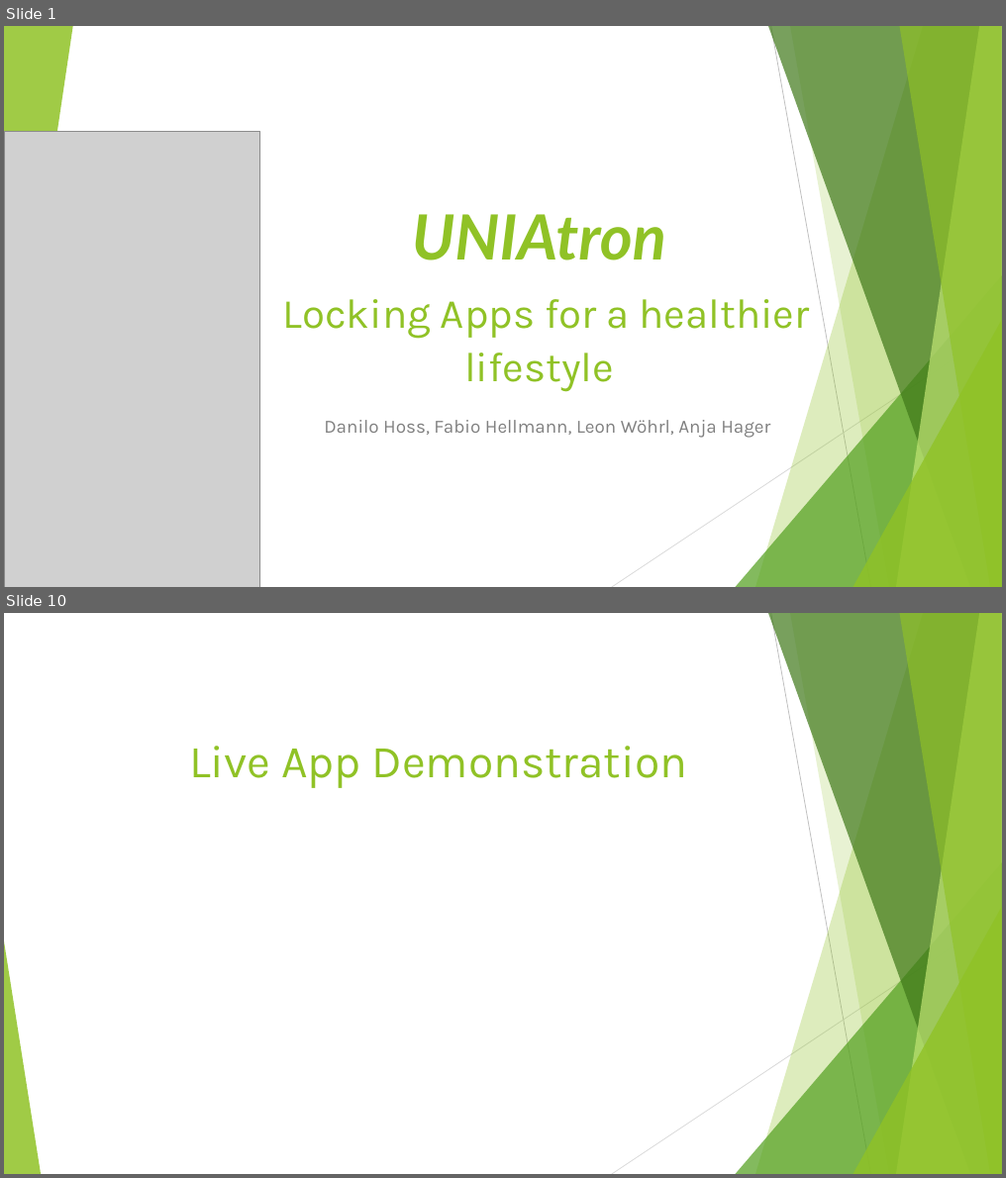
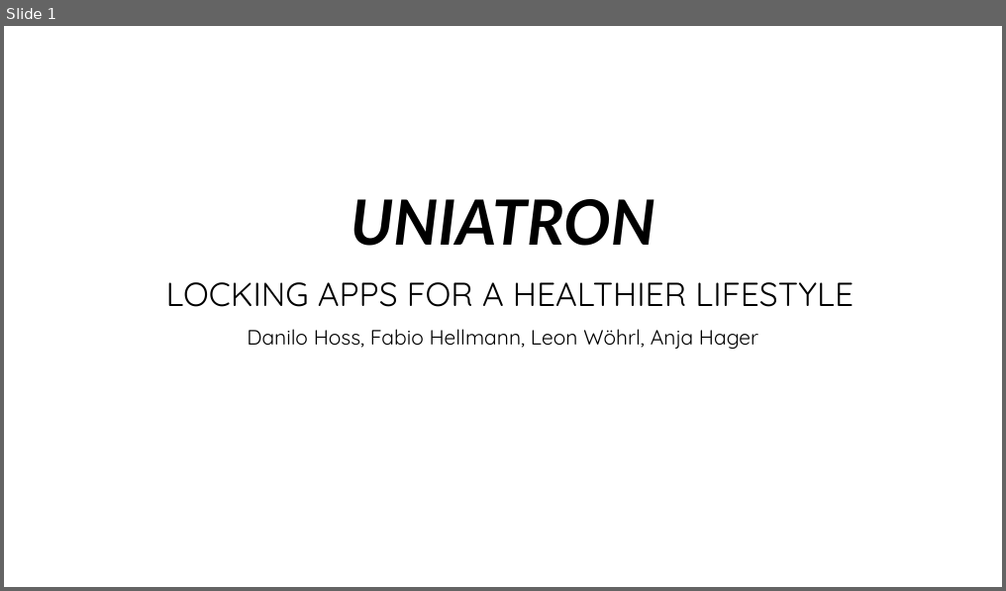
Before and after one commit to FHellmann/Uniatron, a slide deck: doc/Presentation/Uniatron-Presentation1207.pptx. Shown one above the other, each under a label of ours: slides 1 and 10 before the commit, slide 1 after it; the slides between them are not shown. The pictures are 1006x1178 and 1006x591 pixels, drawn with LibreOffice and Linux fonts; fonts in the diff are those of the drawing; grey boxes stand for pictures; background and template pictures are left out. Boxes give left, top, right and bottom in pixels: in the first picture for what was removed or moved away, otherwise in the second. Text is boxed around its words. In the diff, an @@ line names an element or a change of style, - is before the commit and + after.

```diff
--- a/doc/Presentation/Uniatron-Presentation1207.pptx
+++ b/doc/Presentation/Uniatron-Presentation1207.pptx
@@ slide 10 removed at bbox=[4, 613, 1002, 1174], background #FFFFFF; not listed: 9 template elements that a slide beside it also shows @@
@@ title removed at bbox=[189, 746, 687, 788] @@
-Live App Demonstration
@@ triangle removed at bbox=[4, 942, 41, 1174] @@
@@ slide 1 changed as well @@
@@ group removed at bbox=[4, 26, 1002, 587]: 5 freeform shapes, 3 triangles, 2 lines @@
@@ picture removed at bbox=[4, 132, 260, 587] @@
@@ title at bbox=[166, 199, 853, 307]: text changed; size 40 to 32 pt; font Karla to Quicksand; text colour #90C226 to #000000 @@
-UNIAtron
-Locking Apps for a healthier lifestyle
+UNIATRON
+LOCKING APPS FOR A HEALTHIER LIFESTYLE
@@ subtitle "Danilo Hoss, Fabio Hellmann, Leon ...": place and size @@
-subtitle "Danilo Hoss, Fabio Hellmann, Leon ..." at bbox=[324, 420, 770, 438]
+subtitle "Danilo Hoss, Fabio Hellmann, Leon ..." at bbox=[247, 329, 758, 349]
@@ subtitle "Danilo Hoss, Fabio Hellmann, Leon ..." at bbox=[247, 329, 758, 349]: size 18 to 20 pt, font Karla to Quicksand, text colour #808080 to #000000; alignment right to centre; line spacing 1 to 0.9 @@
```
Also in this commit, not shown: 1 other slide changed, 4 slides added, 7 other slides removed.
